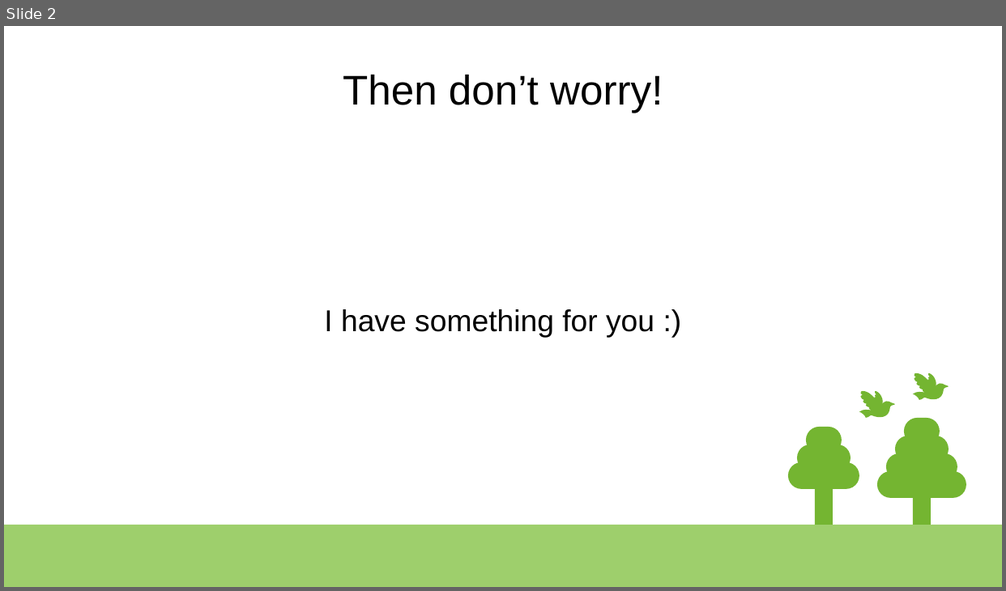
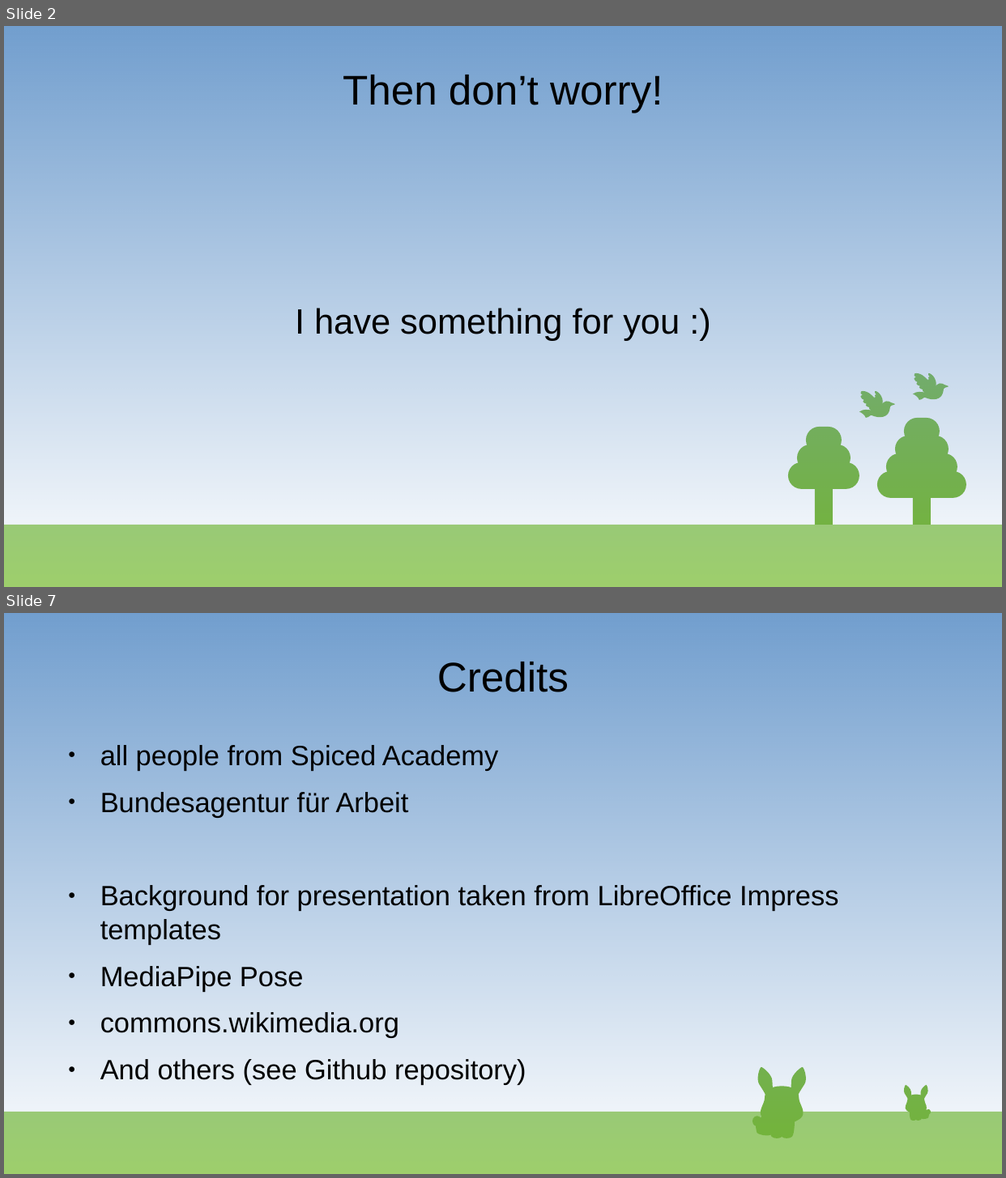
Before and after one commit to klmhsb42/yoga_coach_web, a slide deck: artifacts/docs/presentation.odp. Shown one above the other, each under a label of ours: slide 2 before the commit, slides 2 and 7 after it; the slides between them are not shown. The pictures are 1006x591 and 1006x1178 pixels, drawn with LibreOffice and Linux fonts; fonts in the diff are those of the drawing. Boxes give left, top, right and bottom in pixels: in the first picture for what was removed or moved away, otherwise in the second. Text is boxed around its words. In the diff, an @@ line names an element or a change of style, - is before the commit and + after.

```diff
--- a/artifacts/docs/presentation.odp
+++ b/artifacts/docs/presentation.odp
@@ slide 7 added at (4, 613, 1002, 1174), background #FFFFFF; not listed: 1 template element that a slide beside it also shows @@
@@ rectangle added at (4, 613, 1002, 1174), fill gradient #729FCF @@
@@ title added at (437, 662, 569, 692), 33 pt, text #000000 @@
+Credits
@@ text added at (100, 745, 838, 1084), 22.2 pt, text #000000 @@
+● all people from Spiced Academy
+● Bundesagentur für Arbeit
+● Background for presentation taken from LibreOffice Impress templates
+● MediaPipe Pose
+● commons.wikimedia.org
+● And others (see Github repository)
@@ group added at (753, 1067, 807, 1139): 23 freeform shapes @@
@@ group added at (904, 1086, 931, 1121): 23 freeform shapes @@
@@ slide 2 changed as well @@
@@ rectangle added at (4, 26, 1002, 587), fill gradient #729FCF @@
@@ text "I have something for you ..." at (295, 308, 680, 341): size 24 to 28 pt @@
```
Also in this commit, not shown: 1 other slide changed, 4 other slides added, 4 slides removed, 2 other files.
